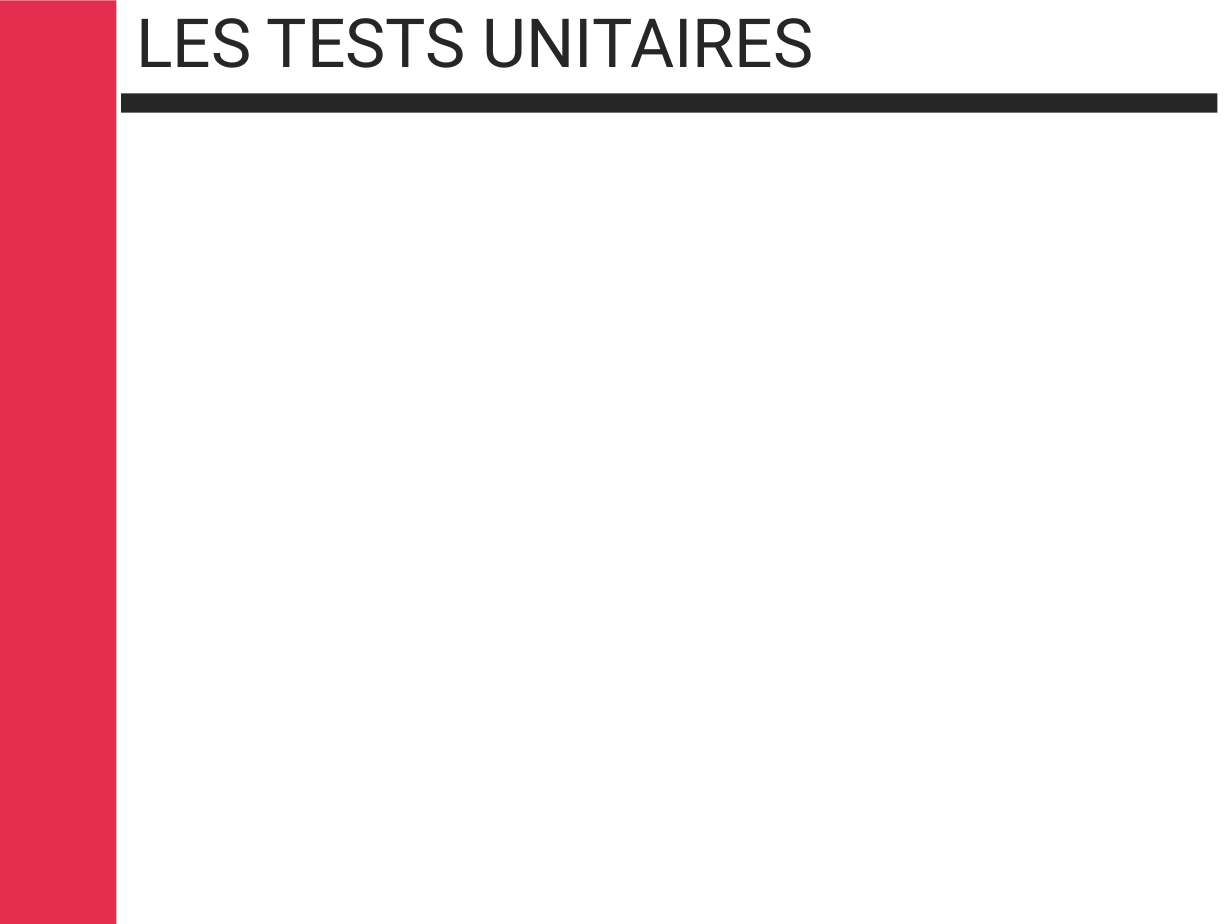
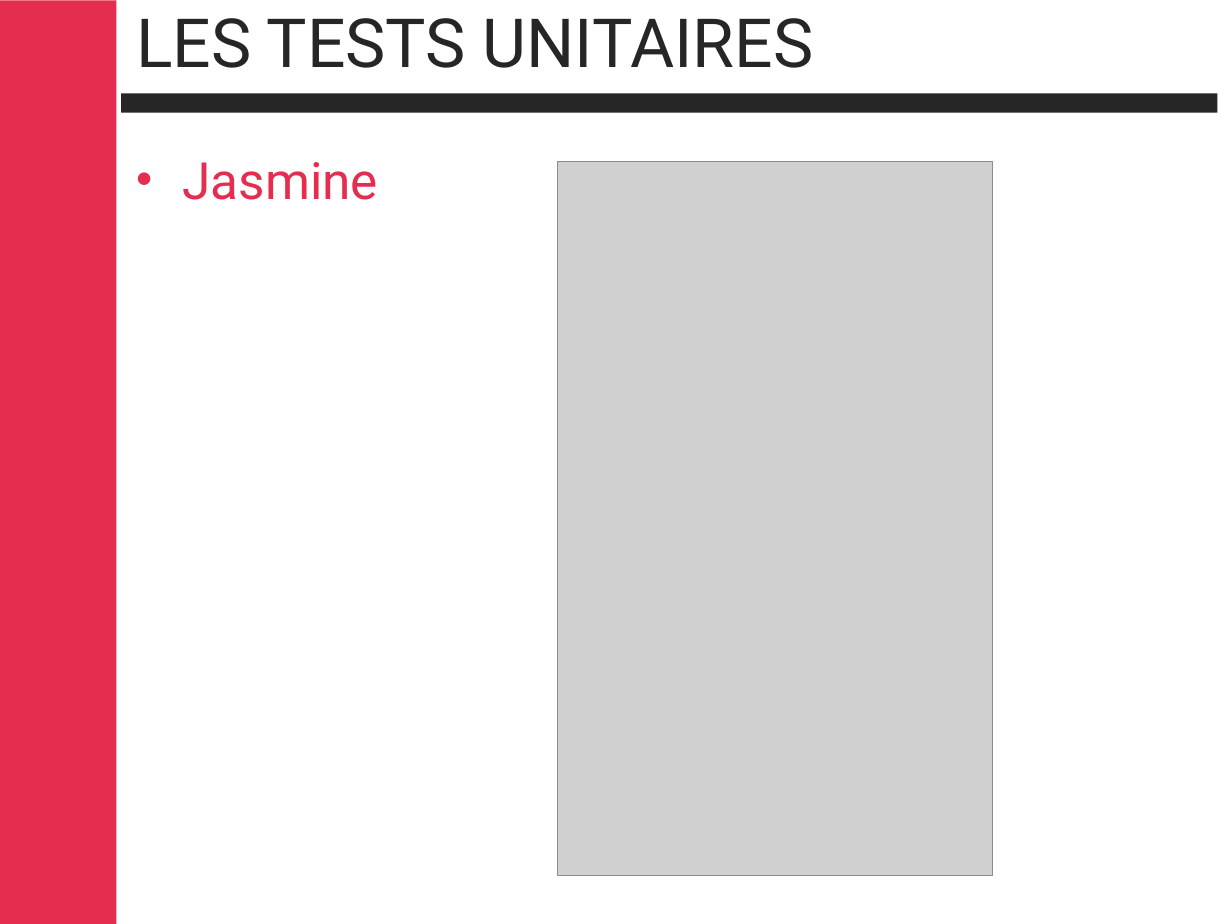
Before and after one commit to cbalit/handson-angular, a slide deck: slide 106 of Angular.pptx (slide 63 before the commit). Drawn at 1232x924 pixels with LibreOffice and Linux fonts; fonts in the diff are those of the drawing; grey boxes stand for pictures; background and template pictures are left out. Boxes give left, top, right and bottom in pixels: in the first picture for what was removed or moved away, otherwise in the second. Text is boxed around its words. In the diff, an @@ line names an element or a change of style, - is before the commit and + after.

```diff
--- a/Angular.pptx
+++ b/Angular.pptx
@@ text added at (x1=182, y1=162, x2=378, y2=200), 30 pt, text #E52D4F @@
+• Jasmine
@@ picture added at (x1=558, y1=161, x2=993, y2=876) @@
```
Also in this commit, not shown: 23 other slides changed, 57 slides added, 14 slides removed.
